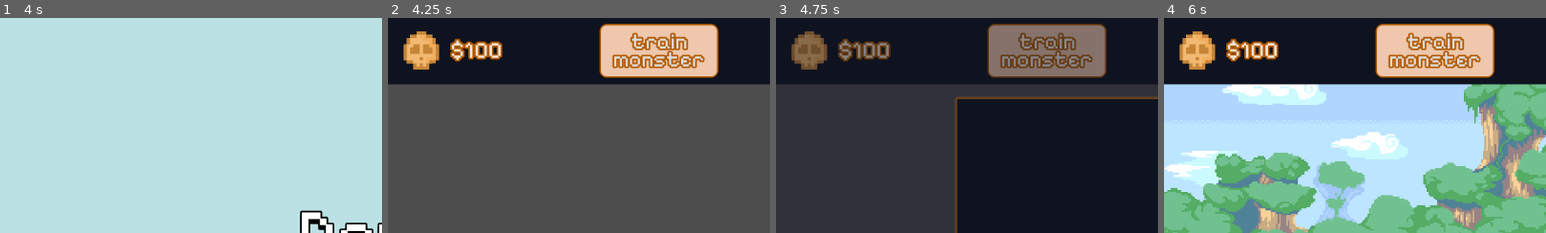
Above: before the commit, frames 1-4 (left to right).
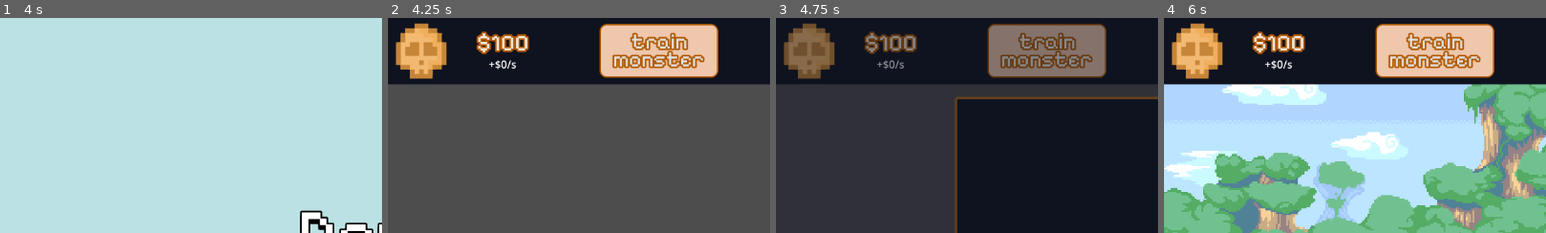
Above: after the commit, the same moments.

Repository: verstraate/monster-daycare
Game: Godot game, scene res://_Scenes/MainMenu/main_menu.tscn
The game is run twice, just before and just after one commit, with the same random seed, the same clock (stepped at 60 frames per second) and the same inputs.
Inputs (mouse positions are % of the whole screen's width and height, from its top left):
- Up to frame 1 (4 s): click (50, 50) at 0.5 s; click "Gaia" at 1.25 s; click "$0" at 2 s; click "train monster" at 2.75 s; click "$0" at 3.5 s
- Up to frame 2 (4.25 s): no input
- Up to frame 3 (4.75 s): click "train monster" at 4.25 s
- Up to frame 4 (6 s): click "Gaia" at 5 s; click "$0" at 5.75 s
The pictures show only the part of the screen within x 0-50%, y 0-50%; the shares and areas given below are measured in that part.

Frame 1 is identical in both runs. In frame 2, 4.1% of the frame differs, in the area x 2-37%, y 2-29%; in frame 3, 3.6%; in frame 4, 4.1%.

Commit message:
feat: Update labels on currency updated w/ and w/out event

Diff:
--- a/Scripts/SaveGame.gd
+++ b/Scripts/SaveGame.gd
@@ -80,12 +80,12 @@
 				var save_time: Dictionary = node_data["_save_time"]
 				var curr_time: Dictionary = Time.get_datetime_dict_from_system()
 
-				var currency_per_tick: String = node_data["currency_per_tick"]
+				var currency_per_tick: String = node_data["_currency_per_tick"]
 				var afk_earnings: IdleNumber = _generate_afk_earnings(save_time, curr_time, currency_per_tick)
 				new_object.adjust_money(afk_earnings.array_to_num())
 				continue
 
-			if i == "enclosure_cost" or i == "currency_per_tick":
+			if i == "enclosure_cost" or i == "_currency_per_tick":
 				_setup_idle_number(new_object, i, node_data)
 				continue
 
@@ -186,7 +186,6 @@
 	var years: int = max(0, curr_time["year"] - save_time["year"])
 
 	# CALCULATE EARNINGS
-
 	second_total.multiply(seconds)
 	minute_total.multiply(minutes)
 	hour_total.multiply(hours)
--- a/Scripts/SignalBus.gd
+++ b/Scripts/SignalBus.gd
@@ -1,9 +1,16 @@
 extends Node
 
+# GAME FLOW
 signal loading_screen_timeout
+
+# MONEY/COSTS
 signal money_tick
 signal money_updated(money: IdleNumber)
+signal currency_per_tick_updated(new_currency_per_tick: IdleNumber)
 signal enclosure_cost_updated(cost: IdleNumber)
+
+# GAMEPLAY UPDATES
 signal selected_enclosure_changed(new_enclosure: Enclosure)
 signal monsters_updated(new_monster: Monster, enclosure_index: int)
 signal monster_pressed(monster: Monster)
+signal event_started(multiplier: float, duration: float)
--- /dev/null
+++ b/_Scenes/EventPopup/event_popup.gd
@@ -0,0 +1,35 @@
+class_name EventPopup extends Button
+
+@onready
+var icon_container: Control = $IconContainer
+
+@export_range(2.0, 5.0, 0.1)
+var min_multiplier: float = 2.0
+@export_range(2.0, 10.0, 0.1)
+var max_multiplier: float = 2.0
+@export_range(1.0, 20.0, 1.0)
+var min_duration: float = 5.0
+@export_range(10.0, 300.0, 5.0)
+var max_duration: float = 5.0
+
+@export
+var shrink_duration: float = 5.0
+
+func _on_event_pressed() -> void:
+	var multiplier: float = Utils.rng.randf_range(min_multiplier, max_multiplier)
+	var duration: float = Utils.rng.randf_range(min_duration, max_duration)
+	SignalBus.event_started.emit(multiplier, duration)
+	queue_free()
+
+func _on_despawn_timeout() -> void:
+	var shrink: Tween = get_tree().create_tween()
+	shrink.set_parallel()
+	shrink.tween_property(
+		icon_container,
+		"scale",
+		Vector2.ZERO,
+		shrink_duration
+	)
+
+	await shrink.finished
+	queue_free()
--- /dev/null
+++ b/_Scenes/EventPopup/event_popup.tscn
@@ -0,0 +1,59 @@
+[gd_scene load_steps=7 format=3 uid="uid://dyyik5hm76y8e"]
+
+[ext_resource type="Script" uid="uid://do7rd6fe30udt" path="res://_Scenes/EventPopup/event_popup.gd" id="1_4mm0v"]
+[ext_resource type="Texture2D" uid="uid://baxrai53v1hmb" path="res://Assets/Sprites/money.png" id="2_pg7ek"]
+
+[sub_resource type="StyleBoxEmpty" id="StyleBoxEmpty_pg7ek"]
+
+[sub_resource type="StyleBoxEmpty" id="StyleBoxEmpty_vrto4"]
+
+[sub_resource type="StyleBoxEmpty" id="StyleBoxEmpty_fs3gl"]
+
+[sub_resource type="StyleBoxEmpty" id="StyleBoxEmpty_gbgvd"]
+
+[node name="EventPopup" type="Button"]
+process_mode = 3
+custom_minimum_size = Vector2(75, 75)
+anchors_preset = -1
+anchor_right = 0.0868056
+anchor_bottom = 0.154321
+theme_override_styles/focus = SubResource("StyleBoxEmpty_pg7ek")
+theme_override_styles/hover = SubResource("StyleBoxEmpty_vrto4")
+theme_override_styles/pressed = SubResource("StyleBoxEmpty_fs3gl")
+theme_override_styles/normal = SubResource("StyleBoxEmpty_gbgvd")
+action_mode = 0
+script = ExtResource("1_4mm0v")
+metadata/_edit_use_anchors_ = true
+
+[node name="Despawn" type="Timer" parent="."]
+wait_time = 5.0
+one_shot = true
+autostart = true
+ignore_time_scale = true
+
+[node name="IconContainer" type="Control" parent="."]
+layout_mode = 1
+anchor_left = 0.5
+anchor_top = 0.5
+anchor_right = 0.5
+anchor_bottom = 0.5
+offset_left = -50.0
+offset_top = -50.0
+offset_right = 50.0
+offset_bottom = 50.0
+grow_horizontal = 2
+grow_vertical = 2
+
+[node name="Icon" type="TextureRect" parent="IconContainer"]
+texture_filter = 1
+layout_mode = 2
+anchor_right = 1.0
+anchor_bottom = 1.0
+grow_horizontal = 2
+grow_vertical = 2
+texture = ExtResource("2_pg7ek")
+expand_mode = 3
+stretch_mode = 6
+
+[connection signal="pressed" from="." to="." method="_on_event_pressed"]
+[connection signal="timeout" from="Despawn" to="." method="_on_despawn_timeout"]
--- a/_Scenes/Game/game.gd
+++ b/_Scenes/Game/game.gd
@@ -8,7 +8,7 @@
 @onready
 var _training_parent: CanvasLayer = $TrainingParent
 @onready
-var _events: Node2D = $Events
+var _events: CanvasLayer = $EventContainer
 
 @export var load_time: float = 2.0
 var timer: SceneTreeTimer
@@ -49,6 +49,7 @@
 
 	Globals.ui_manager.update_enclosure_cost_label(Globals.enclosure_manager.enclosure_cost)
 	Globals.ui_manager.update_money_label(Globals.money_manager.get_money())
+	Globals.ui_manager.update_currency_per_tick_label(Globals.money_manager.get_currency_per_tick())
 
 	Globals.ui_manager.toggle_loading(false)
 
--- a/_Scenes/Game/game.tscn
+++ b/_Scenes/Game/game.tscn
@@ -12,12 +12,13 @@
 
 [node name="Game" type="Node2D"]
 script = ExtResource("1_tkjlu")
+min_event_cooldown = 60.0
+max_event_cooldown = 300.0
 
-[node name="Events" type="Node2D" parent="."]
-
-[node name="MoneyManager" parent="." instance=ExtResource("2_c7f46")]
+[node name="MoneyManager" parent="." node_paths=PackedStringArray("event_overlay") instance=ExtResource("2_c7f46")]
 process_mode = 3
 starting_money = "100"
+event_overlay = NodePath("../EventOverlay")
 
 [node name="ProgressionManager" type="Node2D" parent="." groups=["Persist"]]
 process_mode = 3
@@ -42,13 +43,15 @@
 [node name="TrainingParent" type="CanvasLayer" parent="."]
 layer = 5
 
+[node name="EventContainer" type="CanvasLayer" parent="."]
+layer = 99
+
 [node name="SaveGame" type="Timer" parent="."]
 wait_time = 10.0
 one_shot = true
 
 [node name="SpawnRandomEvent" type="Timer" parent="."]
 one_shot = true
-ignore_time_scale = true
 
 [connection signal="timeout" from="SaveGame" to="." method="_on_save_game_timeout"]
 [connection signal="timeout" from="SpawnRandomEvent" to="." method="_on_spawn_random_event_timeout"]
--- a/_Scenes/MoneyManager/money_manager.gd
+++ b/_Scenes/MoneyManager/money_manager.gd
@@ -8,6 +8,7 @@
 @export
 var event_overlay: CanvasLayer
 
+var _currency_per_tick: IdleNumber
 var current_multiplier: float = 1.0
 var multiplier_timer: SceneTreeTimer
 
@@ -19,6 +20,11 @@
 	Globals.money_manager = self
 
 	_money = IdleNumber.new(starting_money)
+	_currency_per_tick = IdleNumber.new()
+
+	SignalBus.currency_per_tick_updated.connect(_update_currency_per_tick)
+	SignalBus.money_tick.connect(generate_currency)
+	SignalBus.event_started.connect(start_currency_event)
 
 func get_money() -> IdleNumber:
 	return _money
@@ -49,16 +55,22 @@
 
 	return true
 
-func generate_currency(currency: String) -> void:
-	var extra_currency: IdleNumber = IdleNumber.new(currency)
+func _update_currency_per_tick(new_currency: IdleNumber) -> void:
+	_currency_per_tick = new_currency
+
+func get_currency_per_tick() -> IdleNumber:
+	return _currency_per_tick
+
+func generate_currency() -> void:
+	var extra_currency: IdleNumber = IdleNumber.new(_currency_per_tick.array_to_num())
 	if current_multiplier != 1.0:
 		extra_currency.multiply(current_multiplier)
 	adjust_money(extra_currency.array_to_num())
 
-func start_currency_event(multiplier: float, time_to_run: float) -> void:
+func start_currency_event(multiplier: float, duration: float) -> void:
 	event_overlay.visible = true
 	current_multiplier = multiplier
-	multiplier_timer = get_tree().create_timer(time_to_run)
+	multiplier_timer = get_tree().create_timer(duration)
 
 	if not multiplier_timer.timeout.is_connected(end_currency_event):
 		multiplier_timer.timeout.connect(end_currency_event)
@@ -72,7 +84,7 @@
 		"path": get_path(),
 		"_money": _money.array_to_num(),
 		"_save_time": Time.get_datetime_dict_from_system(),
-		"currency_per_tick": Globals.enclosure_manager.currency_per_tick.array_to_num()
+		"_currency_per_tick": _currency_per_tick.array_to_num()
 	}
 
 func load_save(data: Dictionary) -> void:
--- a/_Scenes/Training/Neutral/training_neutral_01.gd
+++ b/_Scenes/Training/Neutral/training_neutral_01.gd
@@ -106,12 +106,16 @@
 	_monster_in_training.level += 1
 	_monster_in_training.training_cost.multiply(training_cost_multiplier)
 
-	var old_produce: String = _monster_in_training.produce.display_value(2)
+	var curr_produce: IdleNumber = IdleNumber.new(_monster_in_training.produce.array_to_num())
+	curr_produce.multiply(10.0)
+	var old_produce: String = curr_produce.display_value(2)
+
 	_monster_in_training.produce.multiply(2)
-	var new_produce: String = _monster_in_training.produce.display_value(2)
+	curr_produce.multiply(2)
+	var new_produce: String = curr_produce.display_value(2)
 
-	old_produce_label.text = "OLD: $%s" % old_produce
-	new_produce_label.text = "NEW: $%s" % new_produce
+	old_produce_label.text = "OLD: $%s/s" % old_produce
+	new_produce_label.text = "NEW: $%s/s" % new_produce
 
 	training_finished.visible = true
 
--- a/_Scenes/UI/enclosure_manager.gd
+++ b/_Scenes/UI/enclosure_manager.gd
@@ -4,7 +4,6 @@
 const ENCLOSURE_SCENE = preload("res://_Scenes/Enclosure/enclosure.tscn")
 var _tween: Tween
 
-var currency_per_tick: IdleNumber = IdleNumber.new()
 var _all_monster_types: Dictionary[int, Array] = {}
 var _all_monster_preferences: Dictionary[int, Array] = {}
 
@@ -38,7 +37,6 @@
 
 	Globals.enclosure_manager = self
 
-	SignalBus.money_tick.connect(_generate_currency)
 	SignalBus.monsters_updated.connect(_on_monster_added)
 	SignalBus.selected_enclosure_changed.connect(get_max_monster_y)
 
@@ -73,7 +71,6 @@
 
 func get_max_monster_y(new_enclosure: Enclosure) -> void:
 	max_monster_pos_y =  4.0 / 7.0 * new_enclosure.size.y + 100
-	print("max_monster_pos_y: %d" % max_monster_pos_y)
 
 func get_random_monster_pos(monster: Monster) -> Vector2:
 	return Vector2(Utils.rng.randf_range(10, enclosures[selected_enclosure].size.x - 10 - monster.size.x), Utils.rng.randf_range(max_monster_pos_y - 100, max_monster_pos_y))
@@ -164,9 +161,6 @@
 	selected_enclosure = next_enclosure
 	SignalBus.selected_enclosure_changed.emit(enclosures[selected_enclosure])
 
-func _generate_currency() -> void:
-	Globals.money_manager.generate_currency(currency_per_tick.array_to_num())
-
 func _on_monster_added(new_monster: Monster, enclosure_index: int) -> void:
 	if new_monster == null || enclosure_index == -1:
 		_get_currency_per_tick()
@@ -221,7 +215,7 @@
 			currency_to_add.multiply(_all_monster_preferences[i][monster.monster_data.type])
 			currency.add(currency_to_add.array_to_num())
 
-	currency_per_tick = currency
+	SignalBus.currency_per_tick_updated.emit(currency)
 
 func save() -> Dictionary:
 	return {
@@ -229,7 +223,6 @@
 		"selected_enclosure": selected_enclosure,
 		"_all_monster_types": _all_monster_types,
 		"_all_monster_preferences": _all_monster_preferences,
-		"currency_per_tick": currency_per_tick.array_to_num(),
 		"enclosure_cost": enclosure_cost.array_to_num(),
 	}
 
--- a/_Scenes/UI/ui.tscn
+++ b/_Scenes/UI/ui.tscn
@@ -56,7 +56,7 @@
 grow_horizontal = 2
 theme = ExtResource("2_gu6w1")
 
-[node name="Money" type="Panel" parent="InfoBar"]
+[node name="Money" type="HBoxContainer" parent="InfoBar"]
 z_index = 1
 layout_mode = 0
 offset_right = 242.0
@@ -64,35 +64,35 @@
 theme = ExtResource("2_gu6w1")
 
 [node name="MoneyIcon" type="TextureRect" parent="InfoBar/Money"]
-layout_mode = 1
-anchors_preset = -1
-anchor_left = 0.062
-anchor_top = 0.14
-anchor_right = 0.351
-anchor_bottom = 0.84
-offset_left = -0.00400066
-offset_right = 0.0579987
-grow_vertical = 2
+layout_mode = 2
 texture = ExtResource("4_eusta")
 expand_mode = 3
 
-[node name="MoneyLabel" type="RichTextLabel" parent="InfoBar/Money"]
-unique_name_in_owner = true
-texture_filter = 1
-layout_mode = 1
-anchors_preset = -1
-anchor_left = 0.985
-anchor_right = 1.0
-anchor_bottom = 1.0
-offset_left = -144.37
-offset_top = 26.0
-offset_right = -9.0
-offset_bottom = -28.0
+[node name="VBoxContainer" type="VBoxContainer" parent="InfoBar/Money"]
+layout_mode = 2
+size_flags_horizontal = 3
+theme_override_constants/separation = -20
+alignment = 1
+
+[node name="MoneyLabel" type="RichTextLabel" parent="InfoBar/Money/VBoxContainer"]
+unique_name_in_owner = true
+texture_filter = 1
+layout_mode = 2
+size_flags_vertical = 3
 theme = ExtResource("2_gu6w1")
 text = "10.3Tvg"
 scroll_active = false
 autowrap_mode = 0
+horizontal_alignment = 1
+vertical_alignment = 2
 drag_and_drop_selection_enabled = false
+
+[node name="CurrencyPerTickLabel" type="Label" parent="InfoBar/Money/VBoxContainer"]
+unique_name_in_owner = true
+layout_mode = 2
+size_flags_vertical = 6
+text = "+12.3M/s"
+horizontal_alignment = 1
 
 [node name="AddEnclosure" type="Button" parent="InfoBar"]
 z_index = 5
--- a/_Scenes/UI/ui_manager.gd
+++ b/_Scenes/UI/ui_manager.gd
@@ -8,6 +8,8 @@
 
 @onready
 var _money: RichTextLabel = $%MoneyLabel
+@onready
+var _currency_per_tick: Label = $%CurrencyPerTickLabel
 @onready
 var _enclosure_cost: Label = $%EnclosureCost
 
@@ -31,12 +33,15 @@
 	Globals.ui_manager = self
 
 	SignalBus.money_updated.connect(update_money_label)
+	SignalBus.currency_per_tick_updated.connect(update_currency_per_tick_label)
 	update_money_label(Globals.money_manager.get_money())
+	update_currency_per_tick_label(Globals.money_manager.get_currency_per_tick())
 
 	SignalBus.enclosure_cost_updated.connect(update_enclosure_cost_label)
 	update_enclosure_cost_label(Globals.enclosure_manager.enclosure_cost)
 
 	SignalBus.monster_pressed.connect(_on_monster_pressed)
+	SignalBus.event_started.connect(_on_event_started)
 
 	toggle_train_menu_visibility(false)
 	toggle_monster_info_visibility(false)
@@ -66,6 +71,21 @@
 func update_money_label(value: IdleNumber) -> void:
 	_money.text = "$%s" % value.display_value(2)
 
+func update_currency_per_tick_label(value: IdleNumber) -> void:
+	print(value.array_to_num())
+	var temp_value: IdleNumber = IdleNumber.new(value.array_to_num())
+	temp_value.multiply(10.0)
+
+	var display_value: String = temp_value.display_value(2)
+	_currency_per_tick.text = "+$%s/s" % display_value
+
+func _on_event_started(multiplier: float, _duration: float) -> void:
+	var currency: IdleNumber = Globals.money_manager.get_currency_per_tick()
+	var new_currency: IdleNumber = IdleNumber.new(currency.array_to_num())
+	new_currency.multiply(multiplier)
+
+	update_currency_per_tick_label(new_currency)
+
 func update_enclosure_cost_label(value: IdleNumber) -> void:
 	_enclosure_cost.text = "$%s" % value.display_value(2)
 
Not shown, added: _Scenes/EventPopup/event_popup.gd.uid
